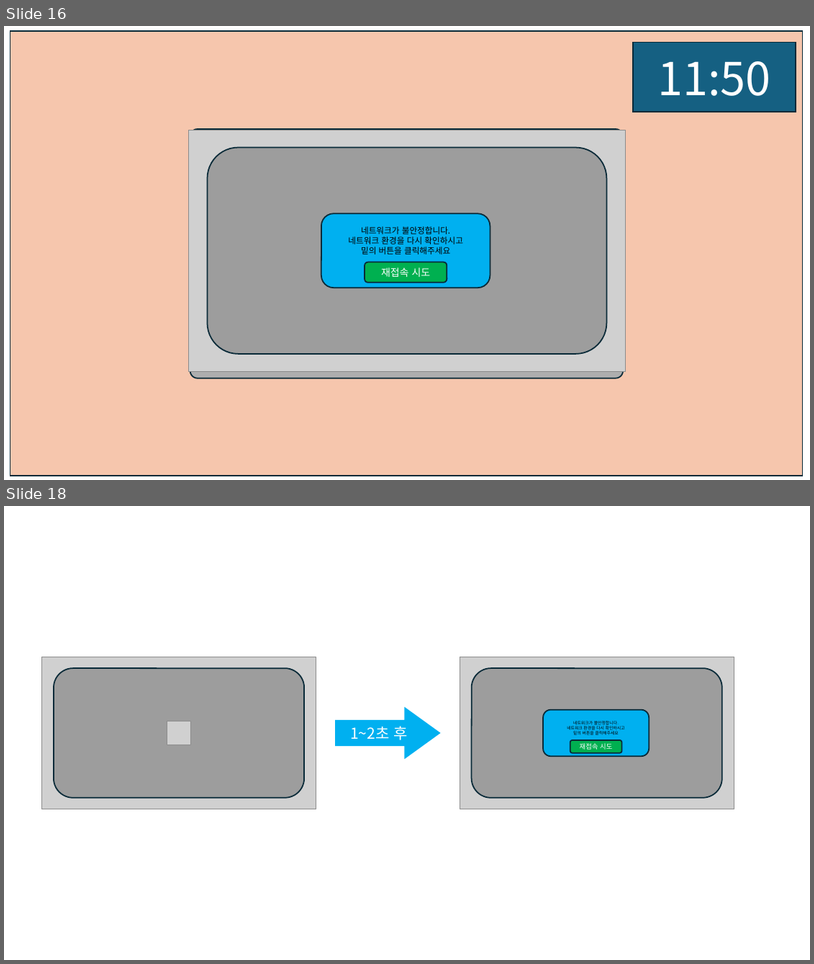
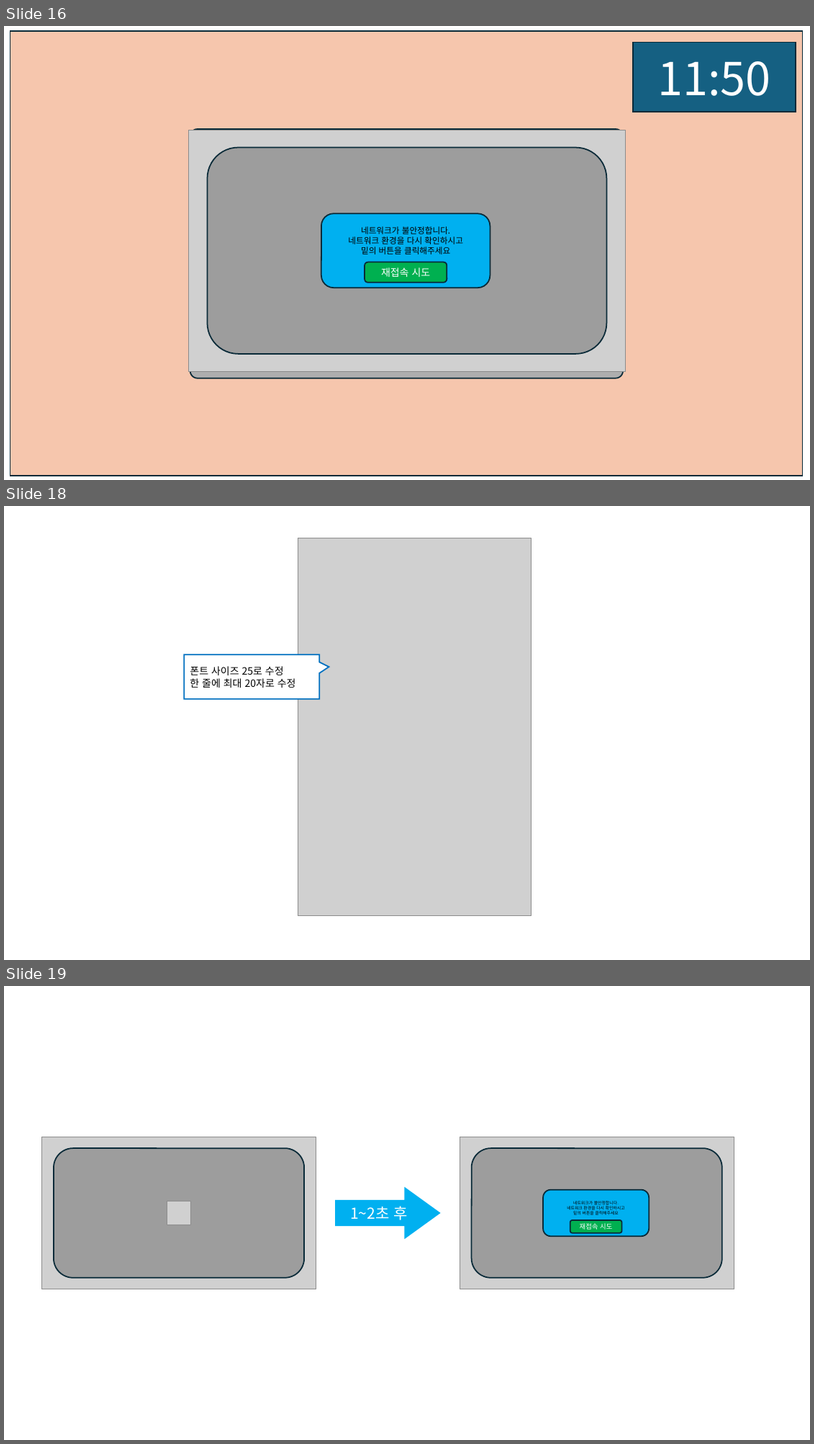
Before and after one commit to weariness00/Mandle_10Minute_Game, a slide deck: document/UI.pptx. Shown one above the other, each under a label of ours: slides 16 and 18 before the commit, slides 16, 18 and 19 after it; the slides between them are not shown. The pictures are 814x964 and 814x1444 pixels, drawn with LibreOffice and Linux fonts; fonts in the diff are those of the drawing; grey boxes stand for pictures. Boxes give left, top, right and bottom in pixels: in the first picture for what was removed or moved away, otherwise in the second. Text is boxed around its words. In the diff, an @@ line names an element or a change of style, - is before the commit and + after.

```diff
--- a/document/UI.pptx
+++ b/document/UI.pptx
@@ slide 18 added at box(4, 506, 810, 960), background #FFFFFF @@
@@ picture added at box(298, 538, 531, 916) @@
@@ speech box added at box(184, 655, 320, 699), fill #FFFFFF, outline #0070C0 1.5 pt, 12 pt, text #000000 @@
+폰트 사이즈 25로 수정
+한 줄에 최대 20자로 수정
@@ what was slide 18 is now slide 19 @@
```
Also in this commit, not shown: 1 slide changed, 1 other slide added, 1 slide removed, 1 other file.
